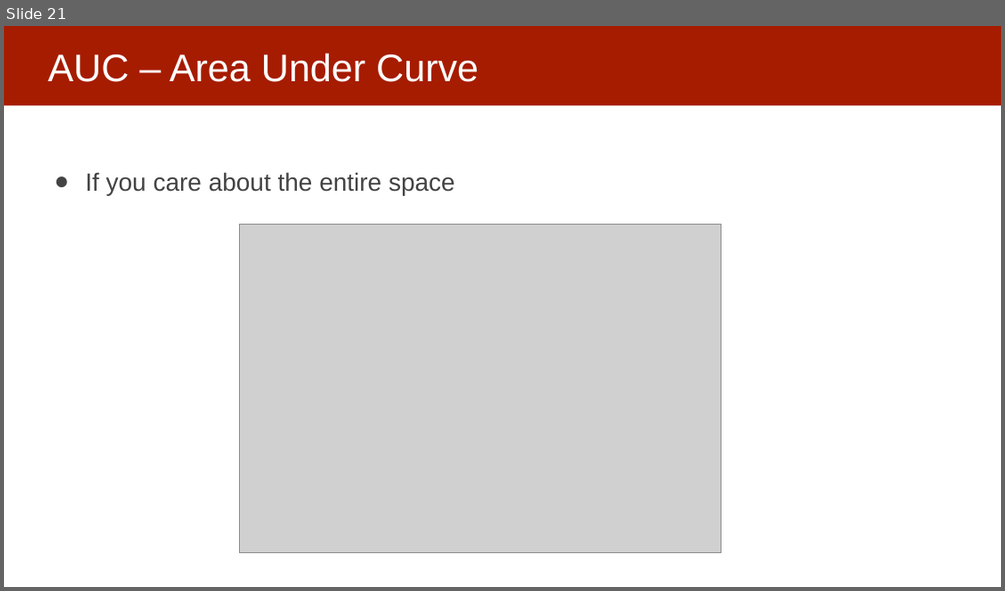
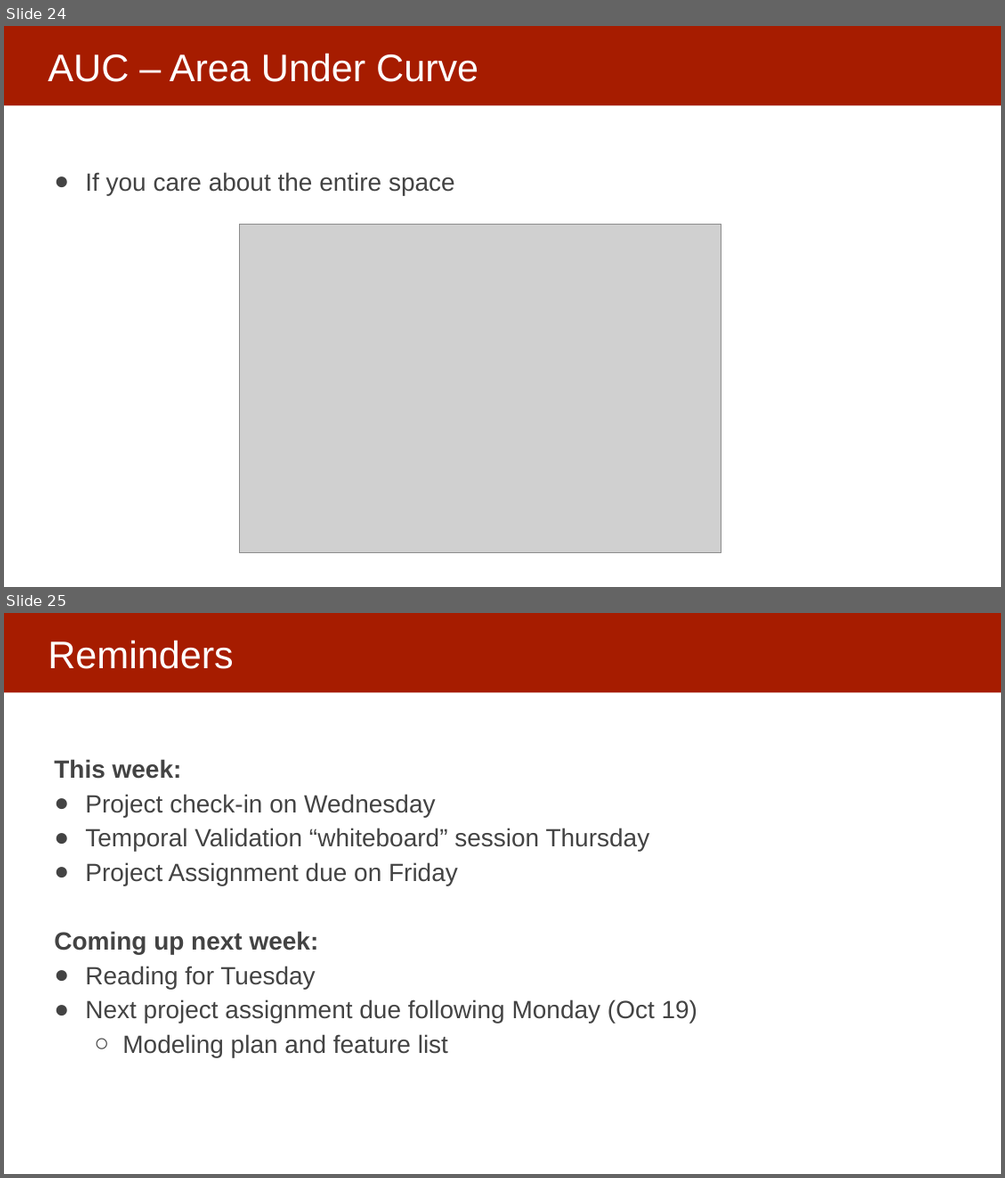
Before and after one commit to dssg/mlforpublicpolicylab, a slide deck: 06 - Performance and Evaluation Pt 1/Model Selection and Validation - Part I.pptx. Shown one above the other, each under a label of ours: slide 21 before the commit, slides 24 and 25 after it. The pictures are 1005x591 and 1005x1178 pixels, drawn with LibreOffice and Linux fonts; fonts in the diff are those of the drawing; grey boxes stand for pictures. Boxes give left, top, right and bottom in pixels: in the first picture for what was removed or moved away, otherwise in the second. Text is boxed around its words. In the diff, an @@ line names an element or a change of style, - is before the commit and + after.

Commit message:
validation I slide updates

```diff
--- a/06 - Performance and Evaluation Pt 1/Model Selection and Validation - Part I.pptx
+++ b/06 - Performance and Evaluation Pt 1/Model Selection and Validation - Part I.pptx
@@ slide 25 added at (4, 613, 1001, 1174), background #FFFFFF; not listed: 1 template element that a slide beside it also shows @@
@@ title added at (48, 640, 233, 669), 37 pt, text #FFFFFF @@
+Reminders
@@ text added at (54, 759, 697, 1057), 24 pt, text #434343 @@
+This week:
+● Project check-in on Wednesday
+● Temporal Validation “whiteboard” session Thursday
+● Project Assignment due on Friday
+Coming up next week:
+● Reading for Tuesday
+● Next project assignment due following Monday (Oct 19)
+  ○ Modeling plan and feature list
@@ what was slide 21 is now slide 24 @@
```
Also in this commit, not shown: 1 slide changed, 3 other slides added, 1 slide removed.
